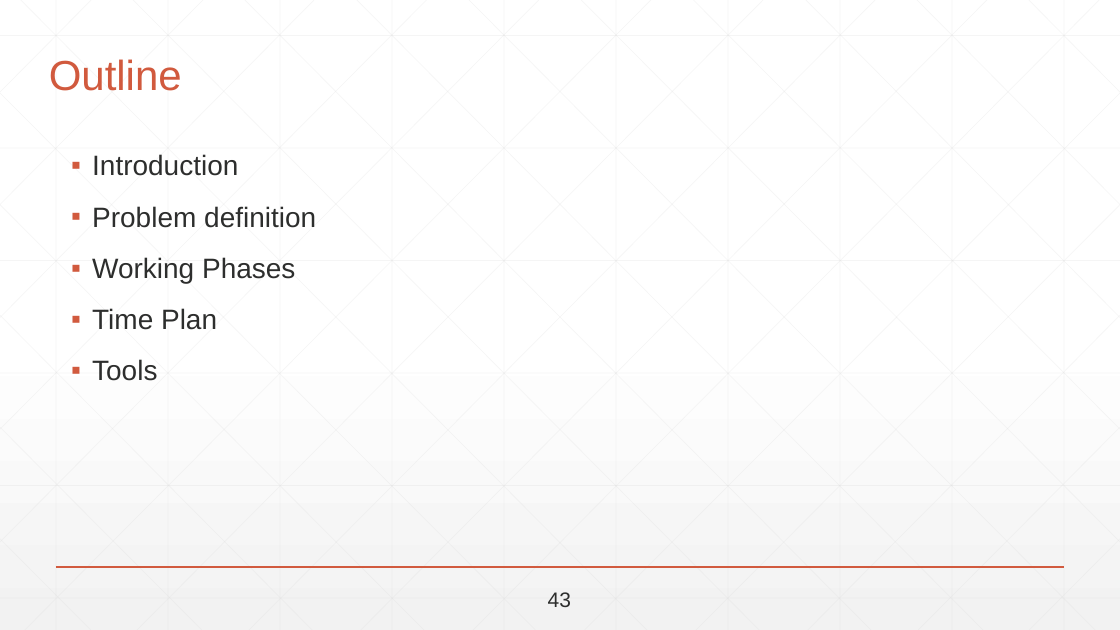
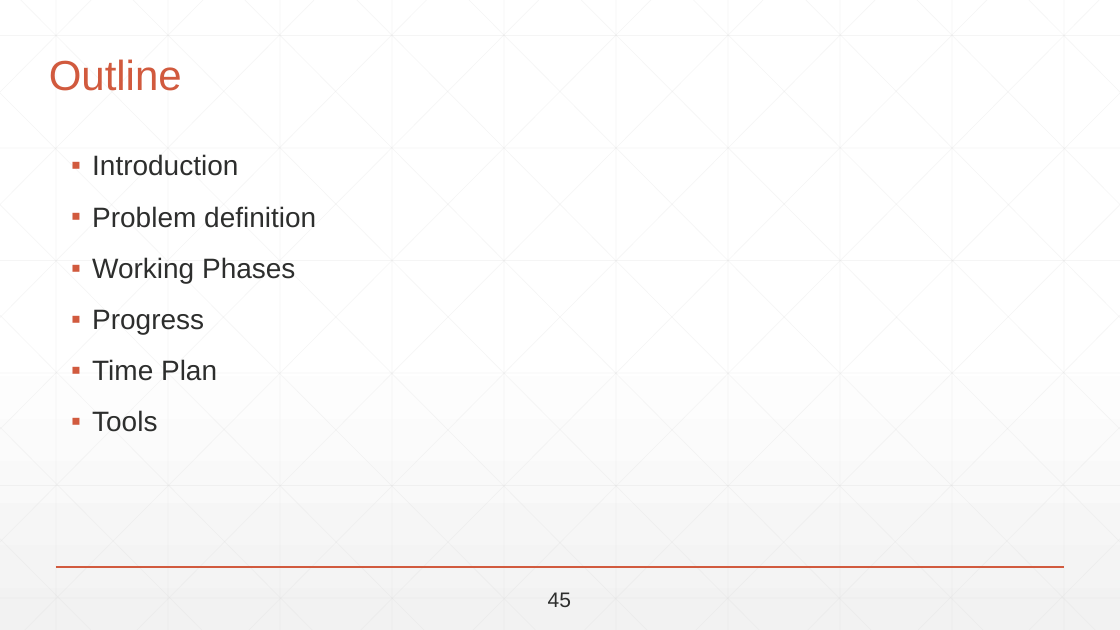
Before and after one commit to abdallahshaaban/Visual-Question-Answering, a slide deck: slide 61 of Second Seminar/Visual-QA-Second-Seminar.pptx (slide 58 before the commit). Drawn at 1120x630 pixels with LibreOffice and Linux fonts; fonts in the diff are those of the drawing. Boxes give left, top, right and bottom in pixels: in the first picture for what was removed or moved away, otherwise in the second. Text is boxed around its words. In the diff, an @@ line names an element or a change of style, - is before the commit and + after.

```diff
--- a/Second Seminar/Visual-QA-Second-Seminar.pptx
+++ b/Second Seminar/Visual-QA-Second-Seminar.pptx
@@ text at (x1=92, y1=309, x2=204, y2=334): paragraph added @@
+▪ Progress
@@ text at (x1=548, y1=592, x2=571, y2=607): text changed @@
-43
+45
```
Also in this commit, not shown: 9 other slides changed, 3 slides added.
